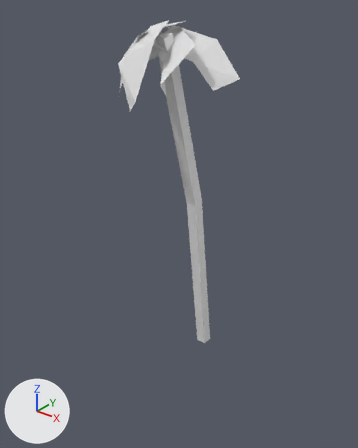
The COLLADA model code/assets/palm_tree/model.dae: old version first, new version second.
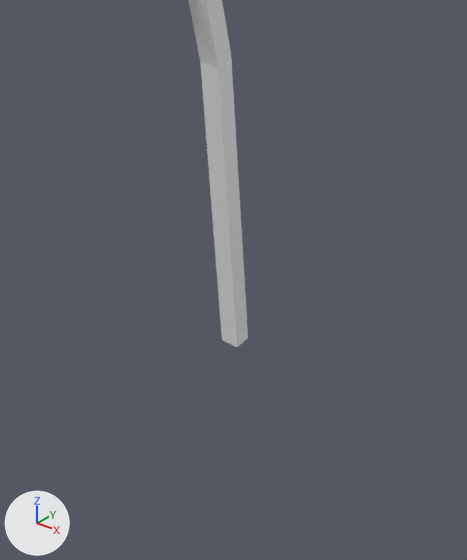
Each version appears first whole from a 50 mm lens placed at (50.0, -71.1, 68.1), pointed at (-3.0, -4.9, 27.1), and next in a close-up on the part from 25% to 89% of the width and 39% to 100% of the height. The lights are fixed; the arrows at lower left show +X, +Y and +Z.

Before the edit, the objects in view are built like this:
```python
me_cube_001 = bpy.data.meshes.new('Cube.001')
me_cube_001.from_pydata(...)  # 52 vertices, 52 faces; spans x -11.2..10.5, y -20.2..1.0, z -1.0..63.7
me_cube_001.materials.append(mat_palm_tree)  # white #e7e7e7
ob_object = bpy.data.objects.new('object', me_cube_001)
ob_object.location = (0.24, -0.31, -0.49)
```
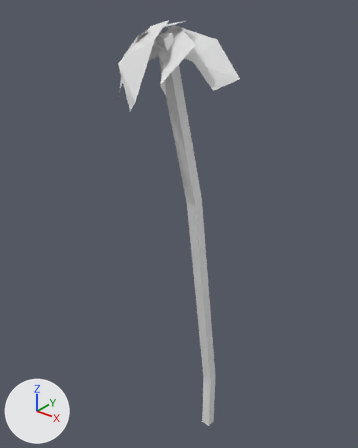
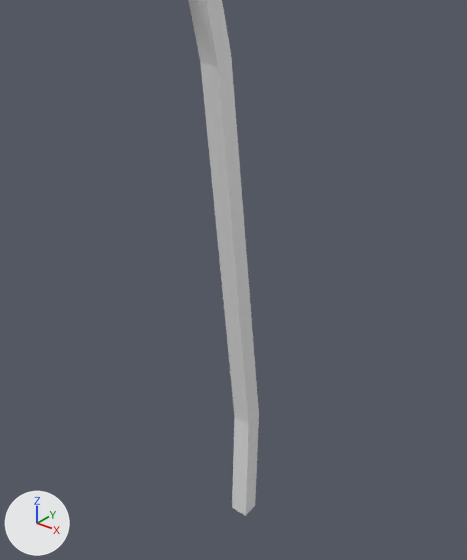
What differs and where, as boxes [x1, y1, x2, y2] in the close-ups (467 x 560 px):
'object', reshaped
    before: [188, 0, 248, 347]
    after: [188, 0, 259, 516]
part 1 of me_cube_001, built on
    before: [202, 72, 248, 347]
    after: [202, 72, 259, 516]

What the commit changed:
me_cube_001 is used by ob_object; location (0.24, -0.31, -0.49).
me_cube_001 had 52 vertices, 52 faces and spanned x -11.2..10.5, y -20.2..1.0, z -1.0..63.7.
me_cube_001 now has 56 vertices, 60 faces and spans x -11.2..10.5, y -20.2..3.7, z -27.9..63.7.
Part 1, on me_cube_001:
2 faces are deleted.
4 vertices in x -1.0..1.0, y -1.0..1.0, z -1.0 move by (0.0, 2.7, -12.7).
4 vertices are added at (-1.0, 1.7, -27.9), (-1.0, 3.7, -27.9), (1.0, 1.7, -27.9), (1.0, 3.7, -27.9).
10 new faces join them.
